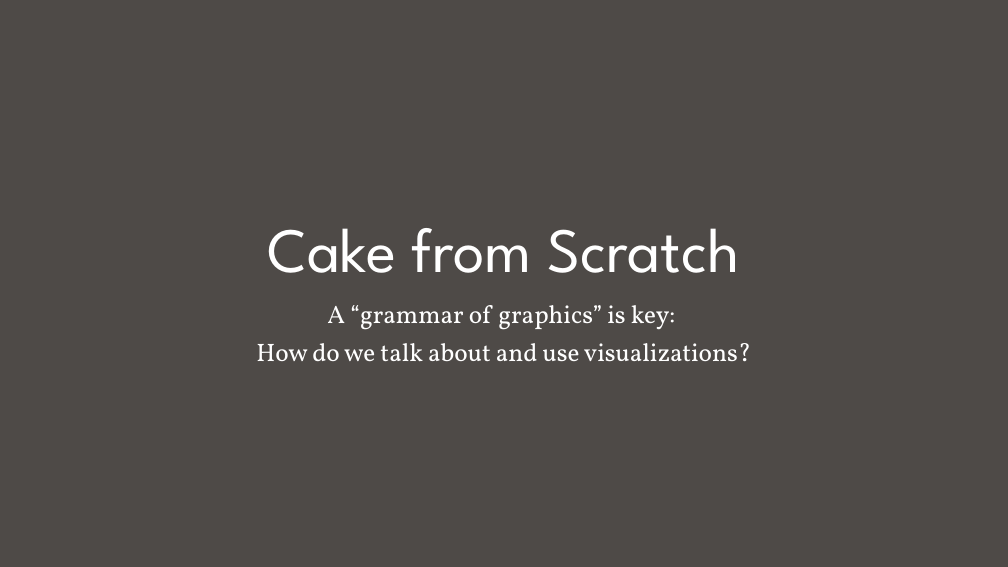
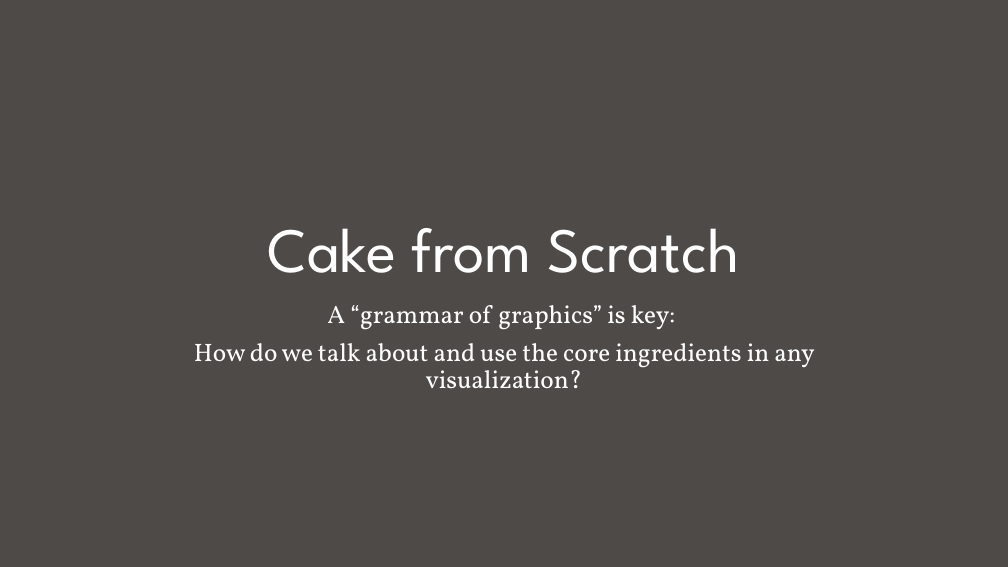
Before and after one commit to nuitrcs/Intro_to_d3_workshop, a slide deck: slide 15 of Introduction to D3.pptx (slide 14 before the commit). Drawn at 1008x567 pixels with LibreOffice and Linux fonts; fonts in the diff are those of the drawing. Boxes give left, top, right and bottom in pixels: in the first picture for what was removed or moved away, otherwise in the second. Text is boxed around its words. In the diff, an @@ line names an element or a change of style, - is before the commit and + after.

```diff
--- a/Introduction to D3.pptx
+++ b/Introduction to D3.pptx
@@ subtitle at (x1=194, y1=343, x2=814, y2=388): text changed @@
-How do we talk about and use visualizations?
+How do we talk about and use the core ingredients in any visualization?
```
Also in this commit, not shown: 7 other slides changed, 2 slides added, 1 slide removed.
